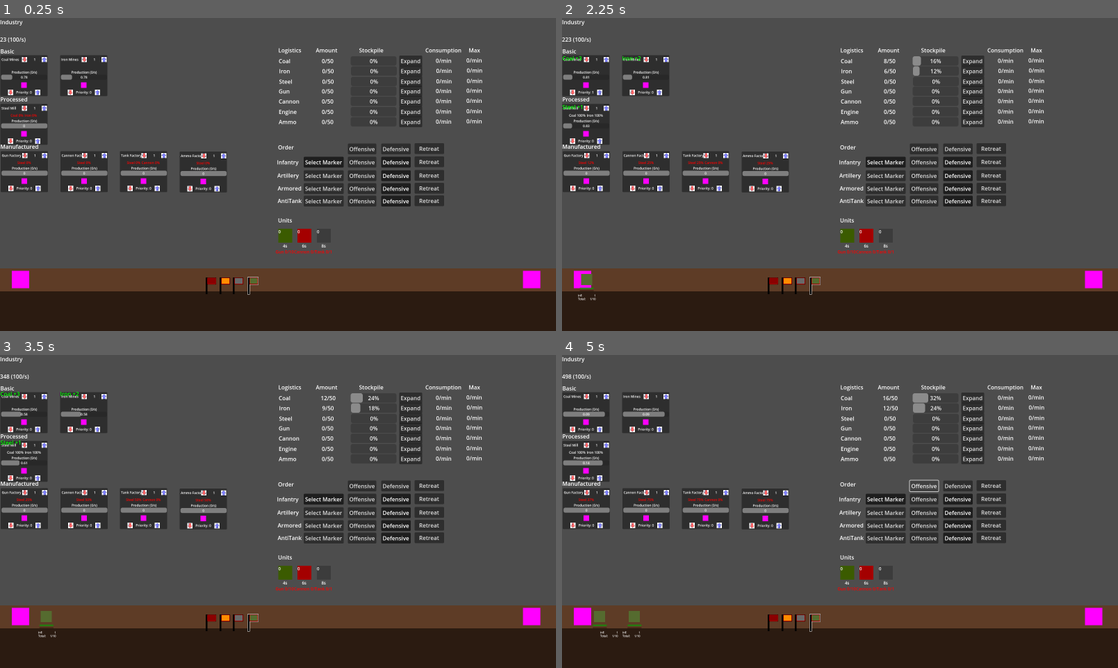
Above: before the commit, frames 1-4 (two rows, left to right).
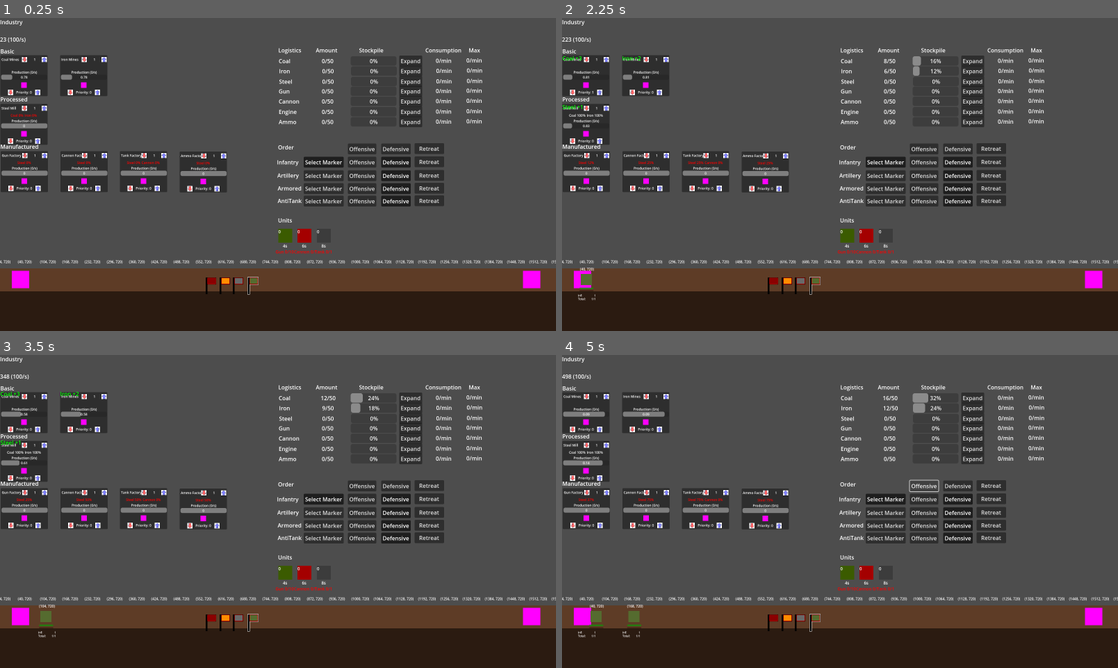
Above: after the commit, the same moments.

Repository: dwlee0802/AttritionWarfare
Game: Godot game, scene res://Scenes/game.tscn
Two runs of this game, one before a commit and one after it. Both use one fixed random seed, a clock stepped at 60 frames per second and the inputs below.
Inputs (mouse positions are in pixels of both pictures, inside the frame that each line leads up to):
- Up to frame 1 (0.25 s): no input
- Up to frame 2 (2.25 s): click (606, 58) at 0.52 s; click (584, 58) at 1.27 s; click (600, 93) at 2.02 s
- Up to frame 3 (3.5 s): click (11, 430) at 2.77 s
- Up to frame 4 (5 s): click "Expand" at 3.5 s; click "Offensive" at 4.25 s

The runs differ from the first frame. In frame 1, 0.5% of the frame differs, in the area x 0-100%, y 77-79%; in frame 2, 0.6%; in frame 3, 0.6%; in frame 4, 0.7%, in the area x 0-100%, y 77-91%.

Commit message:
Fixed bug where multiple units could enter block at the same time even if it went over capacity.

Diff:
--- /dev/null
+++ b/Scenes/Ground.gd
@@ -0,0 +1,23 @@
+extends HBoxContainer
+
+var blocks = []
+
+
+# Called when the node enters the scene tree for the first time.
+func _ready():
+	for block: Block in get_children():
+		blocks.append(block)
+
+	for i in range(len(blocks)):
+		# set prev
+		if i >= 1:
+			blocks[i].prevBlock = blocks[i - 1]
+
+		# set next
+		if i + 1 < len(blocks):
+			blocks[i].nextBlock = blocks[i + 1]
+
+
+# Called every frame. 'delta' is the elapsed time since the previous frame.
+func _process(delta):
+	pass
--- a/Scenes/Unit.tscn
+++ b/Scenes/Unit.tscn
@@ -93,6 +93,17 @@
 "": SubResource("AnimationLibrary_3yuxa")
 }
 
+[node name="DebugLabel" type="Label" parent="."]
+z_index = 100
+offset_left = -52.0
+offset_top = -41.0
+offset_right = 58.0
+offset_bottom = -18.0
+theme_override_font_sizes/font_size = 10
+text = "asdfasdfasdfasasdfasd"
+horizontal_alignment = 1
+vertical_alignment = 1
+
 [connection signal="timeout" from="AttackTimer" to="." method="_on_attack_timer_timeout"]
 [connection signal="timeout" from="MaintenanceTimer" to="." method="_on_maintenance_timer_timeout"]
 [connection signal="timeout" from="SupplyTimer" to="." method="_on_supply_timer_timeout"]
--- a/Scenes/block.tscn
+++ b/Scenes/block.tscn
@@ -65,3 +65,11 @@
 "
 scroll_active = false
 autowrap_mode = 1
+
+[node name="DebugLabel" type="Label" parent="."]
+layout_mode = 0
+offset_left = 11.0
+offset_top = -26.0
+offset_right = 51.0
+offset_bottom = -3.0
+theme_override_font_sizes/font_size = 10
--- a/Scenes/game.tscn
+++ b/Scenes/game.tscn
@@ -18,6 +18,7 @@
 [ext_resource type="ButtonGroup" uid="uid://cw040k3tugkfl" path="res://Misc/antitank_order_button_group.tres" id="11_tirxr"]
 [ext_resource type="Script" path="res://Scenes/World.gd" id="16_g4x6a"]
 [ext_resource type="PackedScene" uid="uid://vpwwfpyp3c50" path="res://command_marker.tscn" id="17_uqvni"]
+[ext_resource type="Script" path="res://Scenes/Ground.gd" id="18_c33n3"]
 [ext_resource type="PackedScene" uid="uid://ps851n03q6ik" path="res://Scenes/block.tscn" id="19_n67nq"]
 
 [sub_resource type="InputEventKey" id="InputEventKey_2uyt1"]
@@ -1209,6 +1210,7 @@
 grow_horizontal = 2
 theme_override_constants/separation = 0
 alignment = 1
+script = ExtResource("18_c33n3")
 
 [node name="Block" parent="World/Ground" instance=ExtResource("19_n67nq")]
 layout_mode = 2
--- a/Scripts/Block.gd
+++ b/Scripts/Block.gd
@@ -4,11 +4,16 @@
 @onready var detectionArea: Area2D = $DetectionArea/Area2D
 
 var curCombatWidth: int = 0
-var maxCombatWidth: int = 10
+var maxCombatWidth: int = 1
 
 @onready var contentsLabel: RichTextLabel = $ContentsLabel
 
 var insideUnits
+
+var nextBlock: Block
+var prevBlock: Block
+
+@onready var debugLabel: Label = $DebugLabel
 
 
 # Called when the node enters the scene tree for the first time.
@@ -20,6 +25,7 @@
 func _process(delta):
 	insideUnits = GetUnitsInside()
 	UpdateContentsLabel()
+	debugLabel.text = str(global_position)
 
 
 func UpdateContentsLabel():
@@ -49,11 +55,27 @@
 func GetUnitsInside():
 	var results = detectionArea.get_overlapping_bodies()
 	var output = []
+	curCombatWidth = 0
 	for unit in results:
 		if unit is Unit:
 			if unit.global_position.x >= global_position.x and unit.global_position.x < global_position.x + size.x:
 				output.append(unit)
-
-	curCombatWidth = len(output)
+				curCombatWidth += 1
+				unit.currentBlock = self
 
 	return output
+
+
+func isFull() -> bool:
+	if curCombatWidth < maxCombatWidth:
+		return false
+	else:
+		return true
+
+
+func GivePermission():
+	if curCombatWidth + 1 <= maxCombatWidth:
+		curCombatWidth += 1
+		return true
+	else:
+		return false
--- a/Scripts/Unit.gd
+++ b/Scripts/Unit.gd
@@ -36,6 +36,10 @@
 var target_position: float
 static var POSITION_ERROR = 5
 
+var currentBlock: Block
+
+@onready var debugLabel: Label = $DebugLabel
+
 
 func _ready():
 	attackArea.get_node("CollisionShape2D").shape.size = Vector2(attackRange, 20)
@@ -48,6 +52,12 @@
 	hitPointBar.value = hitPoints
 	entrenchmentBar.max_value = maxEntrenchment
 	entrenchmentBar.value = entrenchment
+
+	# update debug label
+	if currentBlock != null:
+		debugLabel.text = str(currentBlock.global_position)
+	else:
+		debugLabel.text = "NULL"
 
 
 func SetPlayerUnit(val):
@@ -94,7 +104,6 @@
 		UpdateTargetPosition()
 
 		if UpdateVelocity():
-			print(target_position)
 			ChangeEntrenchment(delta)
 		else:
 			ChangeEntrenchment(-delta)
@@ -225,14 +234,29 @@
 
 # returns true if at target position and vice versa
 func UpdateVelocity() -> bool:
+	if currentBlock == null:
+		velocity = Vector2.ZERO
+		return true
+
 	if abs(target_position - global_position.x) < POSITION_ERROR:
 		velocity = Vector2.ZERO
 		return true
 	else:
 		if target_position > global_position.x:
 			velocity = Vector2.RIGHT
+			if currentBlock.nextBlock == null or currentBlock.nextBlock.isFull():
+				velocity = Vector2.ZERO
+			if currentBlock.nextBlock.GivePermission():
+				velocity = Vector2.RIGHT
+			else:
+				velocity = Vector2.ZERO
 		else:
-			velocity = Vector2.LEFT
+			if currentBlock.prevBlock == null or currentBlock.prevBlock.isFull():
+				velocity = Vector2.ZERO
+			if currentBlock.prevBlock.GivePermission():
+				velocity = Vector2.LEFT
+			else:
+				velocity = Vector2.ZERO
 
 	velocity *= speed
 	return false
Not shown: 1 places in Scenes/game.tscn that only renumber resources
